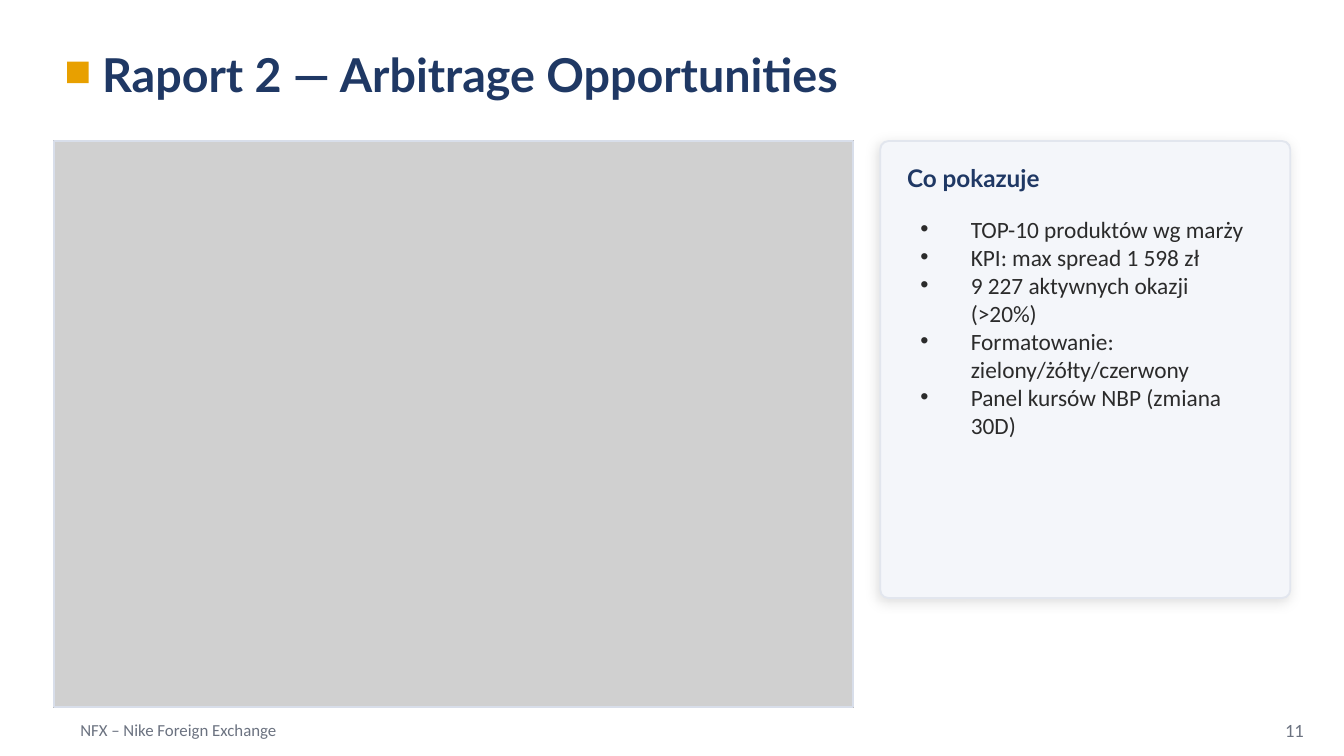
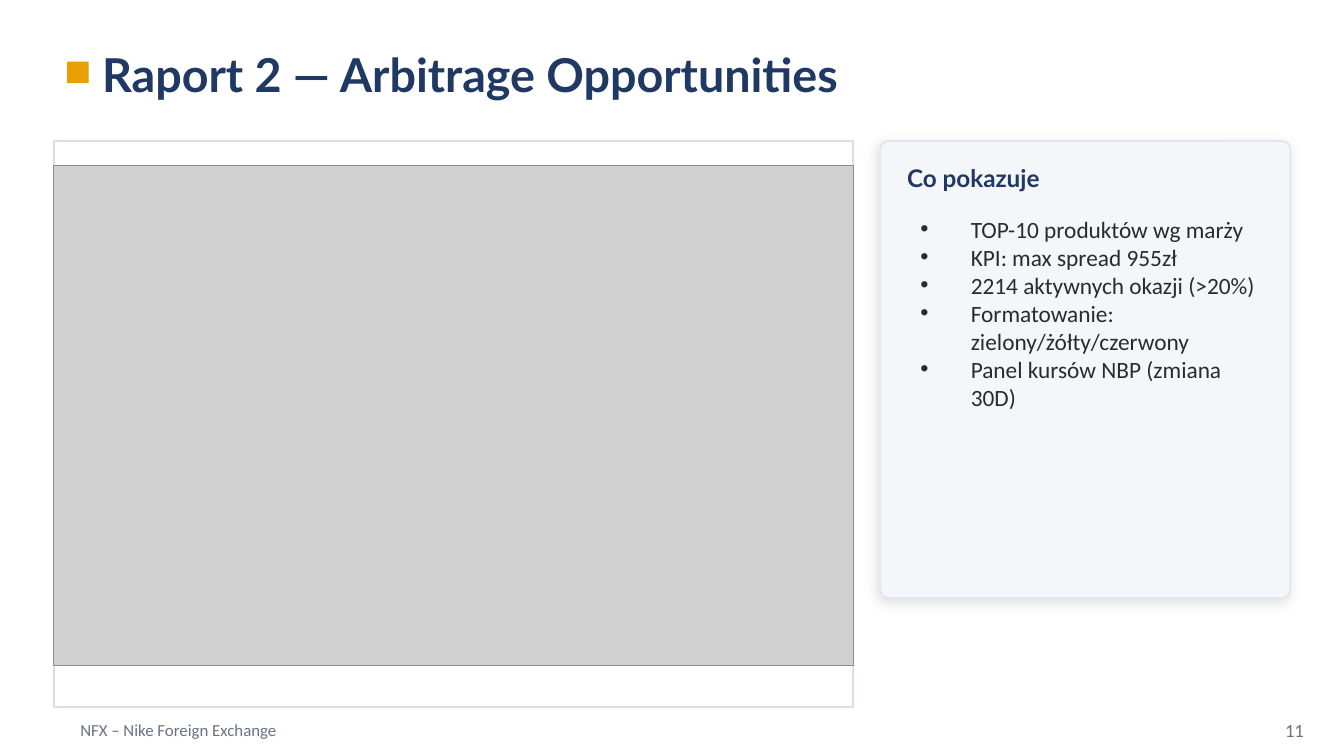
Before and after one commit to Fichey/NFX_Implementation, a slide deck: slide 12 of NFX_Prezentacja.pptx. Drawn at 1344x756 pixels with LibreOffice and Linux fonts; fonts in the diff are those of the drawing; grey boxes stand for pictures. Boxes give left, top, right and bottom in pixels: in the first picture for what was removed or moved away, otherwise in the second. Text is boxed around its words. In the diff, an @@ line names an element or a change of style, - is before the commit and + after.

```diff
--- a/NFX_Prezentacja.pptx
+++ b/NFX_Prezentacja.pptx
@@ picture: place and size @@
-picture at (54,141,853,707)
+picture at (54,165,853,665)
@@ text at (971,249,1254,298): text changed @@
-• KPI: max spread 1 598 zł
-• 9 227 aktywnych okazji (>20%)
+• KPI: max spread 955zł
+• 2214 aktywnych okazji (>20%)
```
Also in this commit, not shown: 8 other slides changed.
